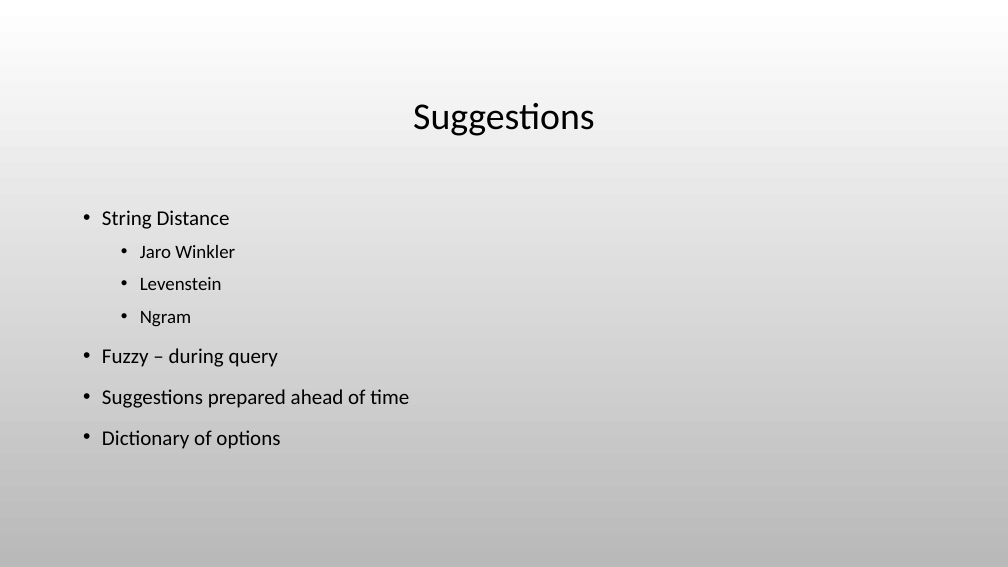
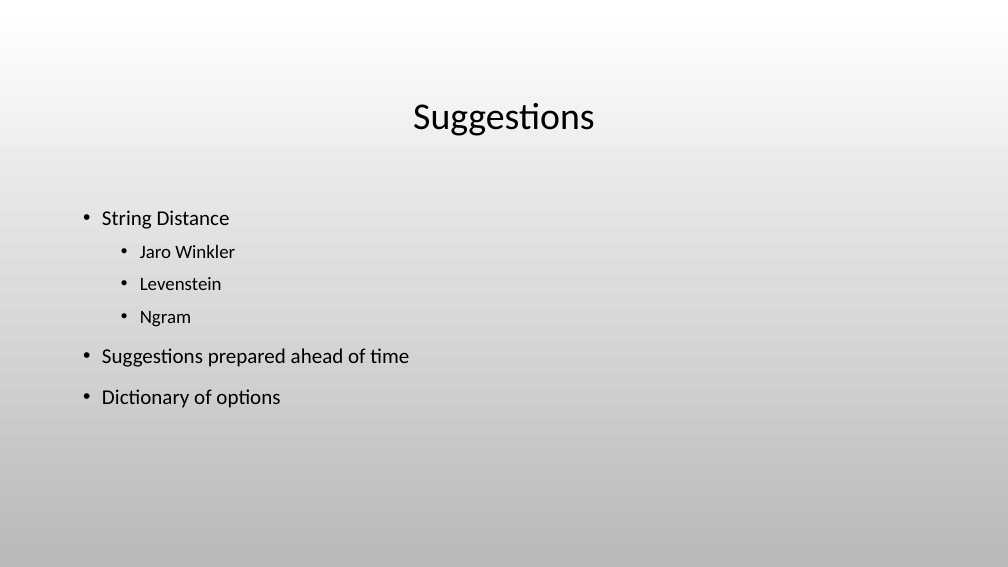
Before and after one commit to myarichuk/SeminarStuff, a slide deck: slide 38 of Presentations/Indexes.pptx. Drawn at 1008x567 pixels with LibreOffice and Linux fonts; fonts in the diff are those of the drawing; background and template pictures are left out. Boxes give left, top, right and bottom in pixels: in the first picture for what was removed or moved away, otherwise in the second. Text is boxed around its words. In the diff, an @@ line names an element or a change of style, - is before the commit and + after.

```diff
--- a/Presentations/Indexes.pptx
+++ b/Presentations/Indexes.pptx
@@ text at [102,348,278,367]: paragraph removed @@
-• Fuzzy – during query
```
Also in this commit, not shown: 12 other slides changed, 1 slide removed, 12 other files.
